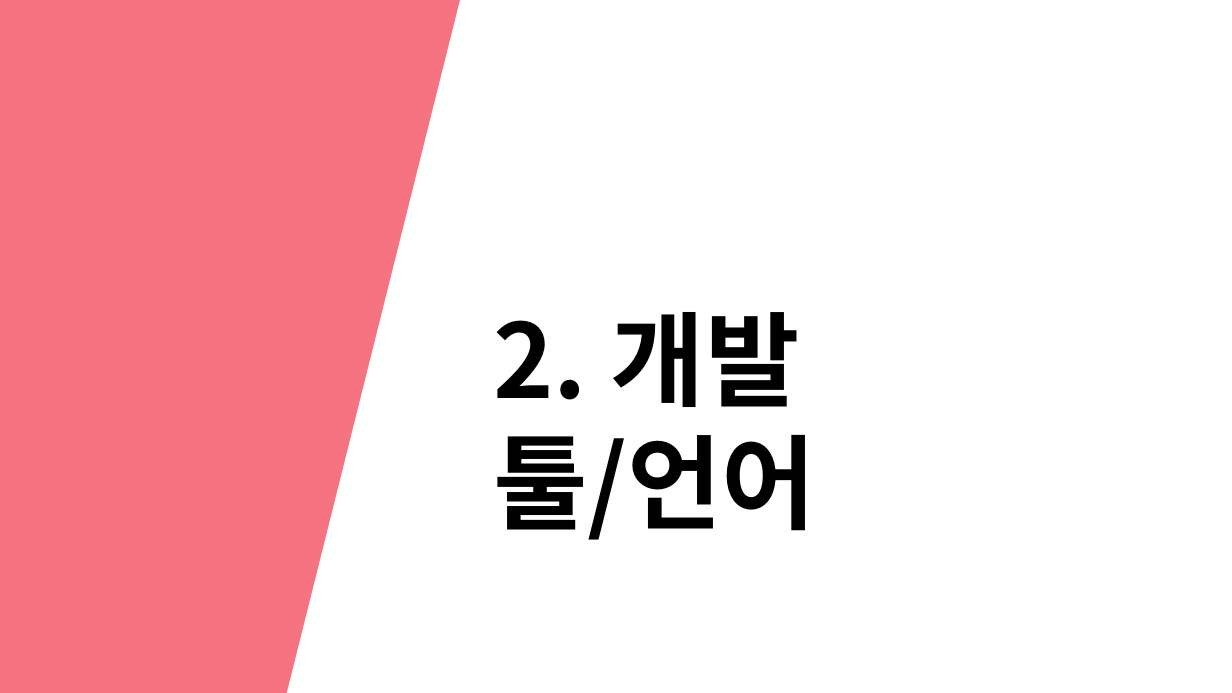
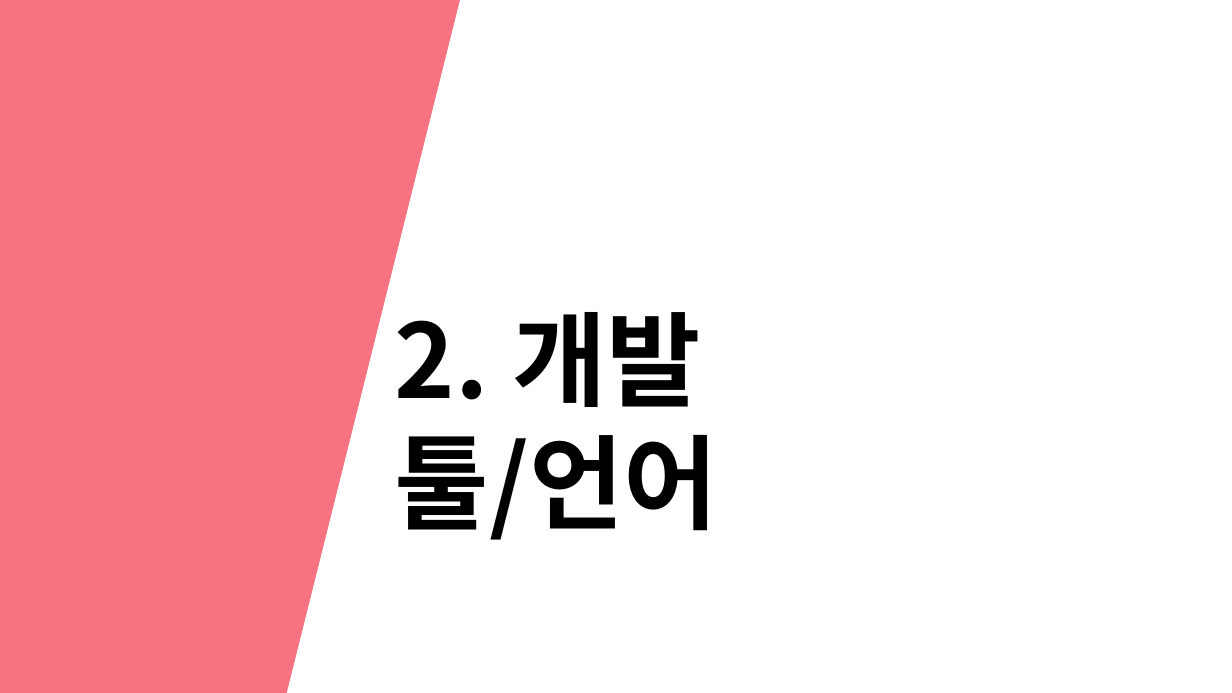
Before and after one commit to dgsw-2019-hackathon/J_B_H_AirConditioner, a slide deck: slide 5 of pptFile/ppt.pptx. Drawn at 1232x693 pixels with LibreOffice and Linux fonts; fonts in the diff are those of the drawing. Boxes give left, top, right and bottom in pixels: in the first picture for what was removed or moved away, otherwise in the second. Text is boxed around its words. In the diff, an @@ line names an element or a change of style, - is before the commit and + after.

```diff
--- a/pptFile/ppt.pptx
+++ b/pptFile/ppt.pptx
@@ text "2. 개발 툴/언어": place and size @@
-text "2. 개발 툴/언어" at box(493, 312, 816, 540)
+text "2. 개발 툴/언어" at box(395, 312, 718, 540)
```
